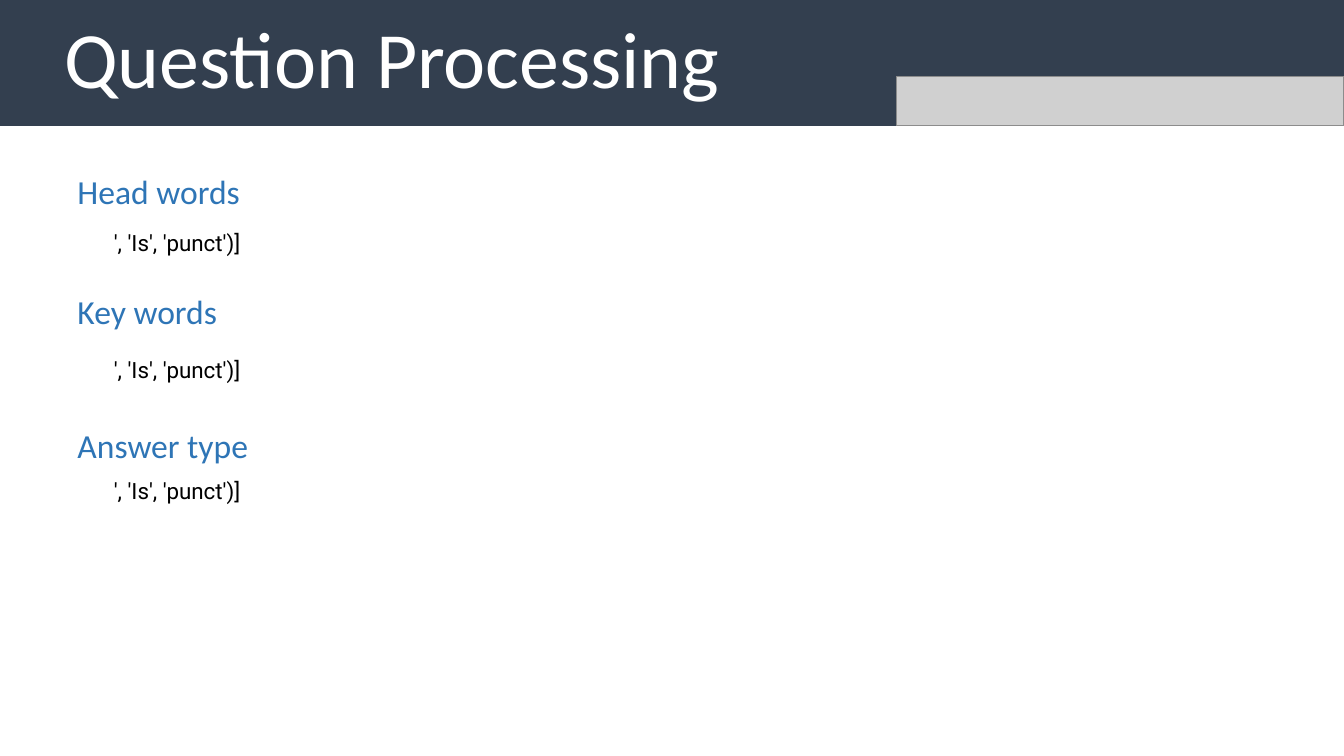
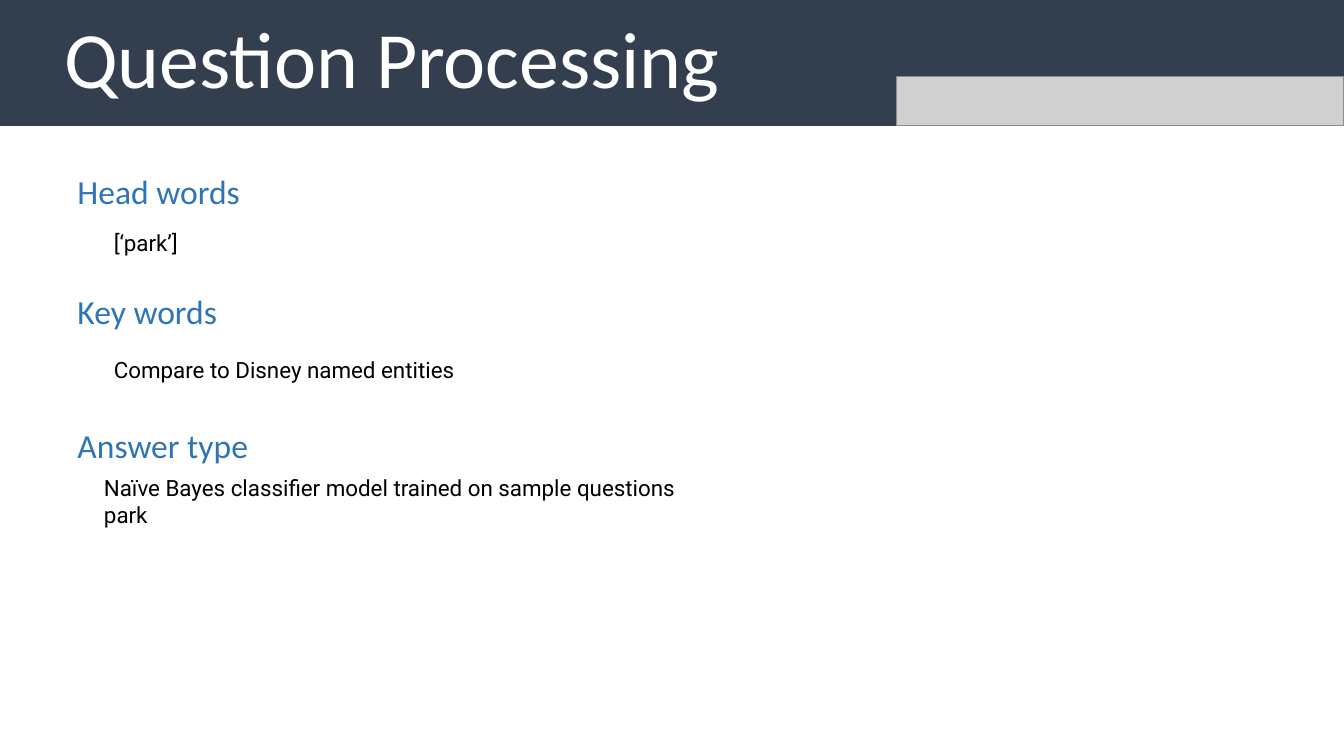
Before and after one commit to uabinf/nlp-group-project-fall-2020-disneyqanda, a slide deck: slide 6 of disneyqanda.pptx. Drawn at 1344x756 pixels with LibreOffice and Linux fonts; fonts in the diff are those of the drawing; grey boxes stand for pictures. Boxes give left, top, right and bottom in pixels: in the first picture for what was removed or moved away, otherwise in the second. Text is boxed around its words. In the diff, an @@ line names an element or a change of style, - is before the commit and + after.

```diff
--- a/disneyqanda.pptx
+++ b/disneyqanda.pptx
@@ text at [114,232,178,256]: text changed @@
-', 'Is', 'punct')]
+[‘park’]
@@ text at [114,361,454,383]: text changed @@
-', 'Is', 'punct')]
+Compare to Disney named entities
@@ text at [104,479,675,528]: text changed @@
-', 'Is', 'punct')]
+Naïve Bayes classifier model trained on sample questions
+park
```
Also in this commit, not shown: 4 other slides changed, 6 slides added.
